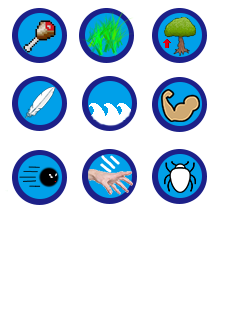
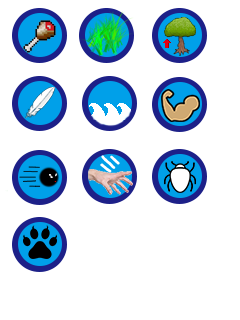
Before/after of a (240, 320) layered artwork. What changed in the layer stack:
added layer "9iRgBz8pT" above "橢圓 2 拷貝 9" over [23,225,57,259]
added layer "橢圓 2 拷貝 9" above "橢圓 1 拷貝 9" over [18,222,62,266]
added layer "橢圓 1 拷貝 9" above "橢圓 2" over [12,217,67,272]
